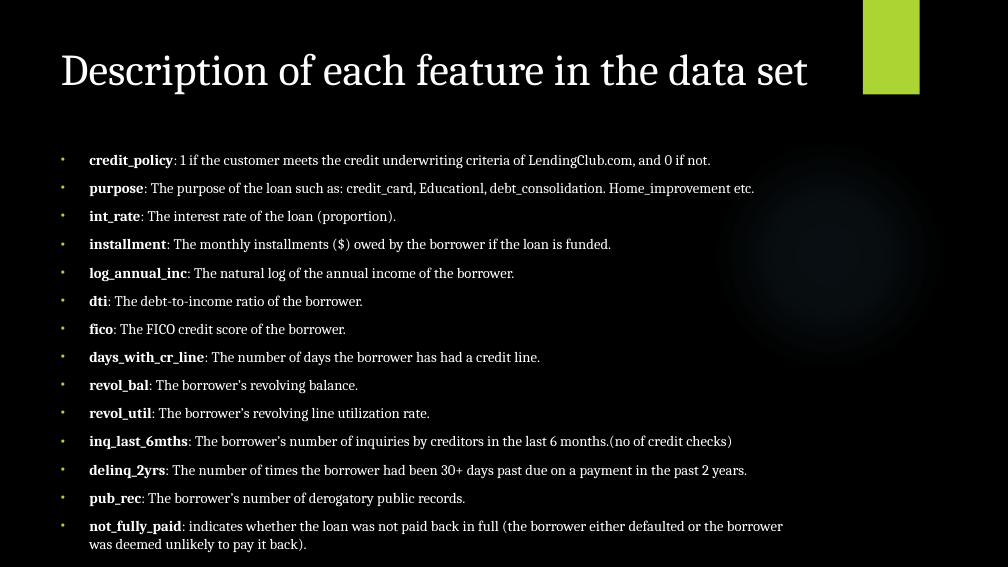
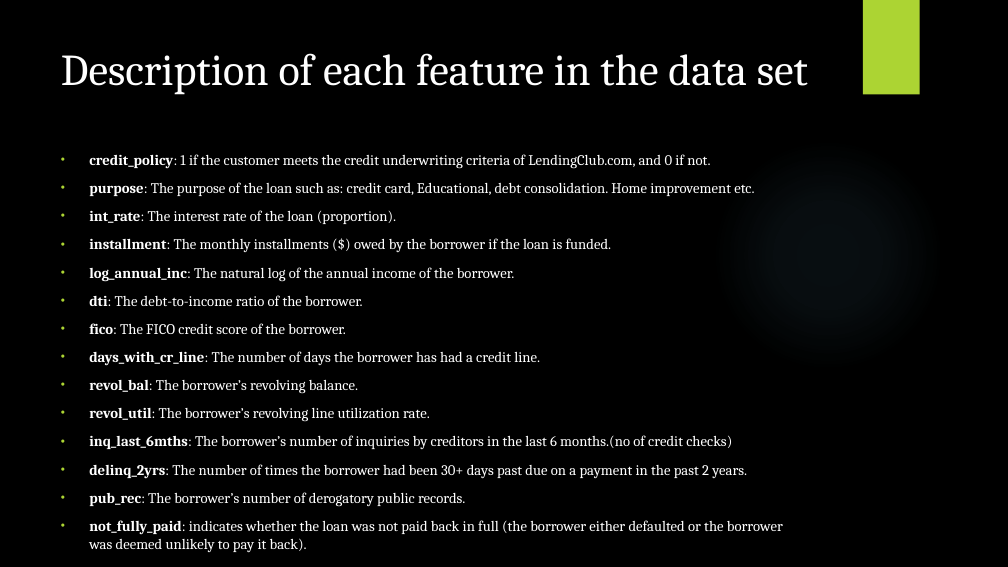
Before and after one commit to Minhtranaccount/Loan_Pay_Back_Ability, a slide deck: slide 7 of project 4 presentation.pptx. Drawn at 1008x567 pixels with LibreOffice and Linux fonts; fonts in the diff are those of the drawing; background and template pictures are left out. Boxes give left, top, right and bottom in pixels: in the first picture for what was removed or moved away, otherwise in the second. Text is boxed around its words. In the diff, an @@ line names an element or a change of style, - is before the commit and + after.

```diff
--- a/project 4 presentation.pptx
+++ b/project 4 presentation.pptx
@@ text at <box>89,182,754,196</box>: text changed @@
-• purpose: The purpose of the loan such as: credit_card, Educationl, debt_consolidation. Home_improvement etc.
+• purpose: The purpose of the loan such as: credit card, Educational, debt consolidation. Home improvement etc.
```
Also in this commit, not shown: 3 other slides changed.
